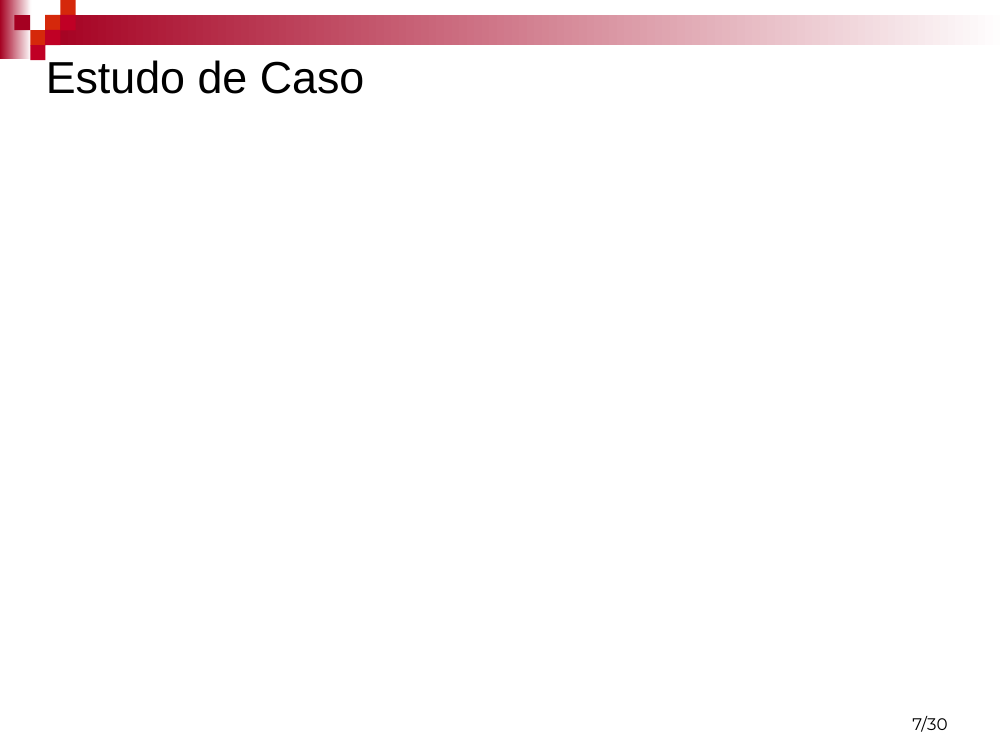
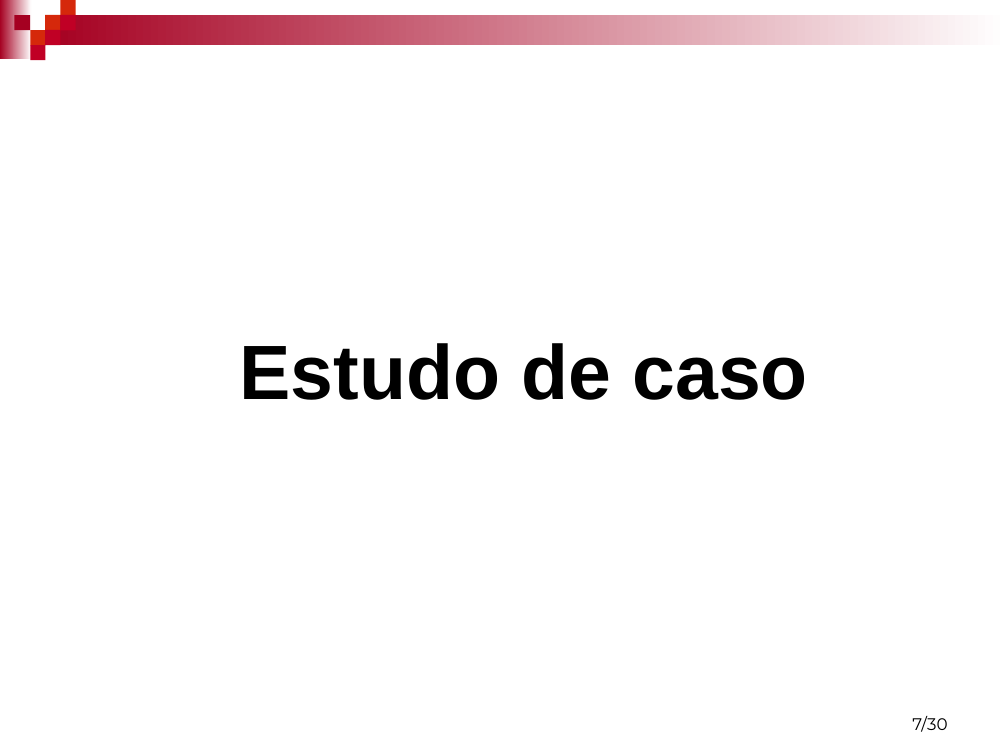
Before and after one commit to mfernado/my-project-socialmonitor, a slide deck: slide 7 of Artigo/Monitoramento de mídias Sociais - Marcos e Robson.ppt. Drawn at 1008x756 pixels with LibreOffice and Linux fonts; fonts in the diff are those of the drawing; background and template pictures are left out. Boxes give left, top, right and bottom in pixels: in the first picture for what was removed or moved away, otherwise in the second. Text is boxed around its words. In the diff, an @@ line names an element or a change of style, - is before the commit and + after.

```diff
--- a/Artigo/Monitoramento de mídias Sociais - Marcos e Robson.ppt
+++ b/Artigo/Monitoramento de mídias Sociais - Marcos e Robson.ppt
@@ title at (239, 343, 807, 400): text changed; size 32 to 55 pt; bold on @@
-Estudo de Caso
+Estudo de caso
```
Also in this commit, not shown: 4 other slides changed, 12 slides added, 1 slide removed, 30 other files.
